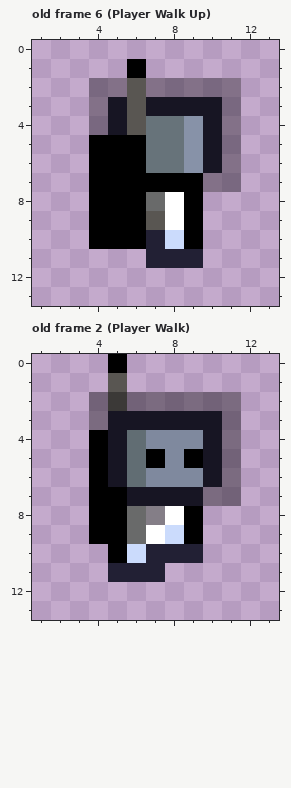
Pixel-art file -- Senior Project Game/Assets/ArtAssets/Player/space_guy_walk.ase. Above, as it was before the edit.
16x16 pixels, 27 frames. Colours within 5 levels of each other are drawn and written as one. Shown: old frame 6 (Player Walk Up): x 1..13, y 0..13; old frame 2 (Player Walk): x 1..13, y 0..13. The commit also changed other frames, which this record leaves out.
New version:
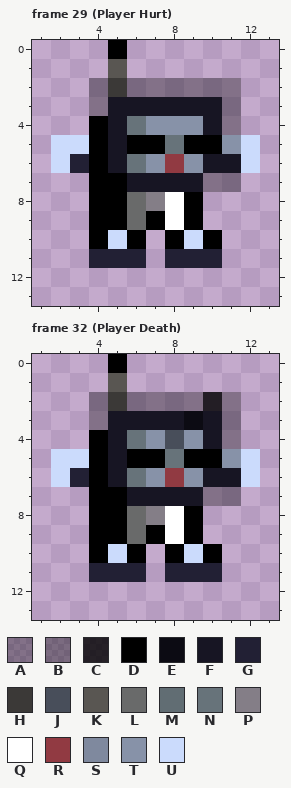
Palette (. is transparent): A #00000055  B #0000005f  C #000000ce  D #000000  E #0c0b13  F #171523  G #222034  H #3b3937  J #484e5a  K #595652  L #696a6a  M #616d73  N #67737a  P #847e87  Q #ffffff  R #913a42  S #7f899e  T #8792a8  U #cbdbfc
A new or re-ordered frame is compared with the old frame closest to it.
From the commit log: Brought in new animation
Diff:
frames 27 -> 37
layer "Hands" added
--- frame 29 (Player Hurt) is new; against old frame 6 (Player Walk Up), layers "Helmet", "Hands", "Body"
@@ x 1..13 @@
- 0 .............
- 1 .....D.......
- 2 ...AAKAAAAA..
- 3 ...AFKFFFFA..
- 4 ...AFKNNTFA..
- 5 ...DDDNNTFA..
- 6 ...DDDNNTFA..
- 7 ...DDDDDDAA..
- 8 ...DDDLQD....
- 9 ...DDDKQD....
-10 ...DDDGUD....
-11 ......GGG....
+ 0 ....D........
+ 1 ....K........
+ 2 ...AHAAAAAA..
+ 3 ...AFFFFFFA..
+ 4 ...DFNTTTFA..
+ 5 .UUDFDDNDDTU.
+ 6 .UGDFNTRTFFU.
+ 7 ...DDFFFFAA..
+ 8 ...DDLPQD....
+ 9 ...DDLDQD....
+10 ...DUD.DUD...
+11 ...GGG.GGG...
 12 .............
--- frame 32 (Player Death) is new; against old frame 2 (Player Walk), layers "Helmet", "Hands", "Body"
@@ x 1..13 @@
  1 ....K........
- 2 ...BHBBBBBB..
- 3 ...BFFFFFFB..
- 4 ...DFMSSSFB..
- 5 ...DFMDSDFB..
- 6 ...DFMSSSFB..
- 7 ...DDFFFFBB..
+ 2 ...AHAAAACA..
+ 3 ...AFFFFEFA..
+ 4 ...DFNTJTFA..
+ 5 .UUDFDDNDDTU.
+ 6 .UGDFNTRTFFU.
+ 7 ...DDFFFFAA..
  8 ...DDLPQD....
- 9 ...DDLQUD....
-10 ....DUGGG....
-11 ....GGG......
+ 9 ...DDLDQD....
+10 ...DUD.DUD...
+11 ...GGG.GGG...
 12 .............
